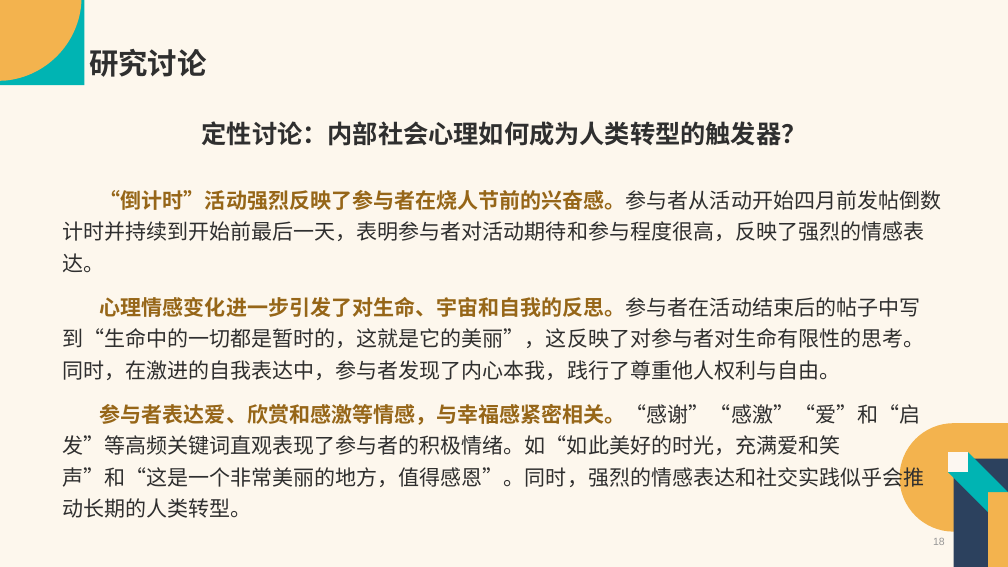
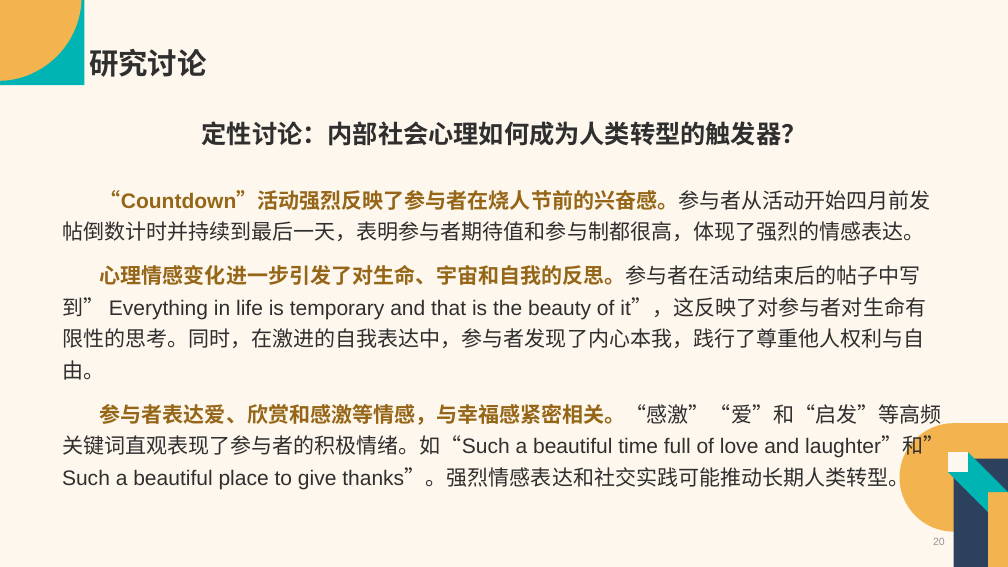
Before and after one commit to Vaelubo/Research, a slide deck: slide 20 of SSCI文章汇报-卢波.pptx (slide 18 before the commit). Drawn at 1008x567 pixels with LibreOffice and Linux fonts; fonts in the diff are those of the drawing. Boxes give left, top, right and bottom in pixels: in the first picture for what was removed or moved away, otherwise in the second. Text is boxed around its words. In the diff, an @@ line names an element or a change of style, - is before the commit and + after.

Commit message:
旅游目的地再完善

```diff
--- a/SSCI文章汇报-卢波.pptx
+++ b/SSCI文章汇报-卢波.pptx
@@ text at (62, 190, 945, 489): text changed @@
-“倒计时”活动强烈反映了参与者在烧人节前的兴奋感。参与者从活动开始四月前发帖倒数计时并持续到开始前最后一天，表明参与者对活动期待和参与程度很高，反映了强烈的情感表达。
-心理情感变化进一步引发了对生命、宇宙和自我的反思。参与者在活动结束后的帖子中写到“生命中的一切都是暂时的，这就是它的美丽”，这反映了对参与者对生命有限性的思考。同时，在激进的自我表达中，参与者发现了内心本我，践行了尊重他人权利与自由。
-参与者表达爱、欣赏和感激等情感，与幸福感紧密相关。“感谢”“感激”“爱”和“启发”等高频关键词直观表现了参与者的积极情绪。如“如此美好的时光，充满爱和笑声”和“这是一个非常美丽的地方，值得感恩”。同时，强烈的情感表达和社交实践似乎会推动长期的人类转型。
+“Countdown”活动强烈反映了参与者在烧人节前的兴奋感。参与者从活动开始四月前发帖倒数计时并持续到最后一天，表明参与者期待值和参与制都很高，体现了强烈的情感表达。
+心理情感变化进一步引发了对生命、宇宙和自我的反思。参与者在活动结束后的帖子中写到” Everything in life is temporary and that is the beauty of it”，这反映了对参与者对生命有限性的思考。同时，在激进的自我表达中，参与者发现了内心本我，践行了尊重他人权利与自由。
+参与者表达爱、欣赏和感激等情感，与幸福感紧密相关。“感激”“爱”和“启发”等高频关键词直观表现了参与者的积极情绪。如“Such a beautiful time full of love and laughter”和” Such a beautiful place to give thanks”。强烈情感表达和社交实践可能推动长期人类转型。
@@ page number at (933, 538, 945, 545): text changed @@
-18
+20
```
Also in this commit, not shown: 11 other slides changed, 3 slides added, 1 other file.
